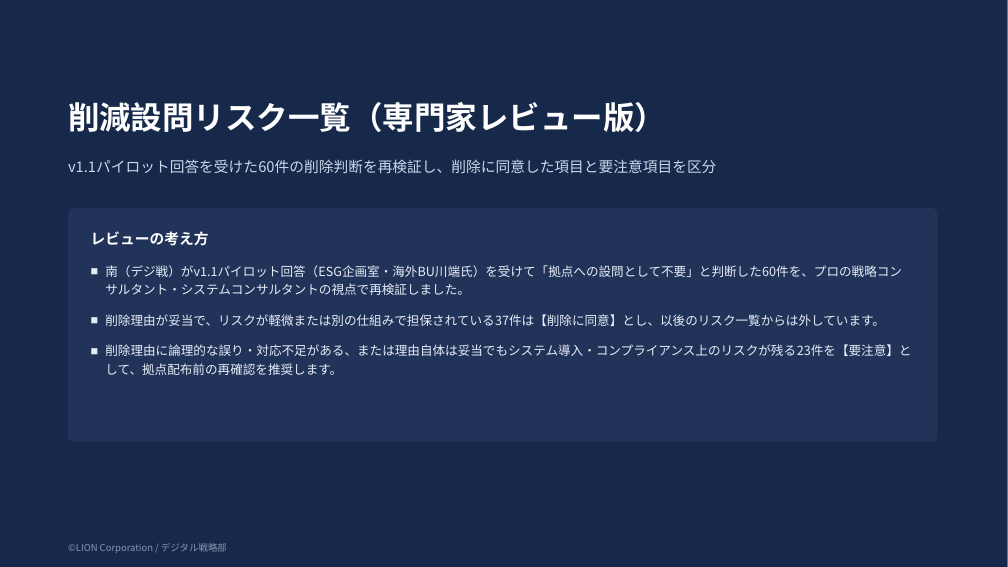
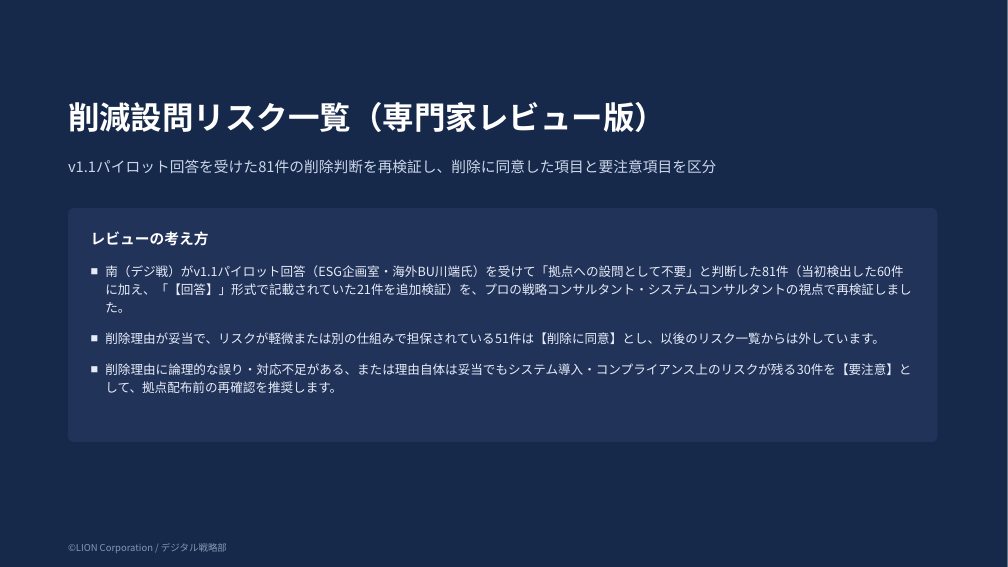
Before and after one commit to tk-tus2-cloud/free_creative, a slide deck: slide 1 of docs/As-Is調査_削減設問リスク一覧.pptx. Drawn at 1008x567 pixels with LibreOffice and Linux fonts; fonts in the diff are those of the drawing. Boxes give left, top, right and bottom in pixels: in the first picture for what was removed or moved away, otherwise in the second. Text is boxed around its words. In the diff, an @@ line names an element or a change of style, - is before the commit and + after.

```diff
--- a/docs/As-Is調査_削減設問リスク一覧.pptx
+++ b/docs/As-Is調査_削減設問リスク一覧.pptx
@@ text at [68,159,716,173]: text changed @@
-v1.1パイロット回答を受けた60件の削除判断を再検証し、削除に同意した項目と要注意項目を区分
+v1.1パイロット回答を受けた81件の削除判断を再検証し、削除に同意した項目と要注意項目を区分
@@ text at [105,265,911,393]: text changed @@
-■ 南（デジ戦）がv1.1パイロット回答（ESG企画室・海外BU川端氏）を受けて「拠点への設問として不要」と判断した60件を、プロの戦略コンサルタント・システムコンサルタントの視点で再検証しました。
-■ 削除理由が妥当で、リスクが軽微または別の仕組みで担保されている37件は【削除に同意】とし、以後のリスク一覧からは外しています。
-■ 削除理由に論理的な誤り・対応不足がある、または理由自体は妥当でもシステム導入・コンプライアンス上のリスクが残る23件を【要注意】として、拠点配布前の再確認を推奨します。
+■ 南（デジ戦）がv1.1パイロット回答（ESG企画室・海外BU川端氏）を受けて「拠点への設問として不要」と判断した81件（当初検出した60件に加え、「【回答】」形式で記載されていた21件を追加検証）を、プロの戦略コンサルタント・システムコンサルタントの視点で再検証しました。
+■ 削除理由が妥当で、リスクが軽微または別の仕組みで担保されている51件は【削除に同意】とし、以後のリスク一覧からは外しています。
+■ 削除理由に論理的な誤り・対応不足がある、または理由自体は妥当でもシステム導入・コンプライアンス上のリスクが残る30件を【要注意】として、拠点配布前の再確認を推奨します。
```
Also in this commit, not shown: 7 other slides changed, 2 slides added, 1 other file.
